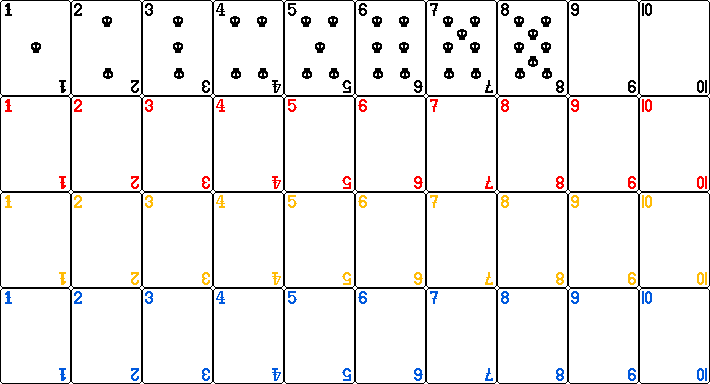
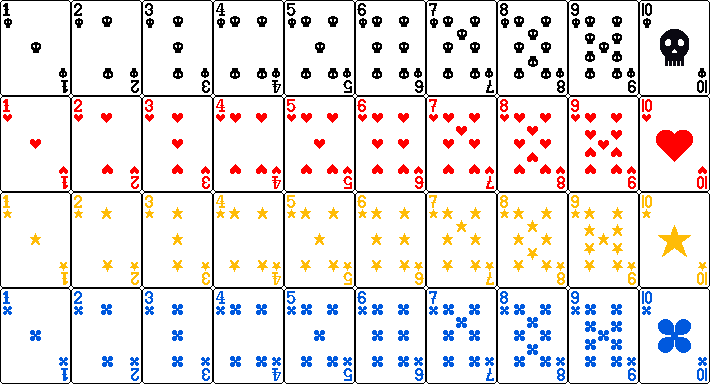
Comparing the layer stacks of the two w=710, h=384 images. Changes:
added layer "LargeSkull" above "LargeHeart" over left=660, top=29, right=689, bottom=66
added layer "LargeHeart" above "LargeStar" over left=656, top=130, right=693, bottom=162
added layer "LargeStar" above "LargeBlossom" over left=658, top=225, right=691, bottom=257
added layer "LargeBlossom" above "Pasted Layer" over left=658, top=319, right=691, bottom=353
added layer "BlossomNumberSymbols" above "BlossomSymbols" over left=3, top=306, right=707, bottom=366
added layer "BlossomSymbols" above "FlowerNumber" over left=30, top=304, right=622, bottom=367
painted on "FlowerNumber" over left=3, top=291, right=565, bottom=381
added layer "StarNumberSymbols" above "StarSymbols" over left=3, top=209, right=707, bottom=271
added layer "StarSymbols" above "StarNumber" over left=30, top=207, right=623, bottom=272
painted on "StarNumber" over left=3, top=195, right=565, bottom=285
added layer "HearthNumberSymbols" above "HeartSymbols" over left=3, top=114, right=707, bottom=174
added layer "HeartSymbols" above "HeartNumber" over left=30, top=113, right=622, bottom=174
painted on "HeartNumber" over left=3, top=99, right=565, bottom=189
renamed "Font" to "SkullNumberSymbols", moved it above "SkullSymbols", painted on it over left=4, top=3, right=706, bottom=78
painted on "SkullSymbols" over left=173, top=16, right=622, bottom=79
painted on "SkullNumber" over left=3, top=3, right=565, bottom=93
